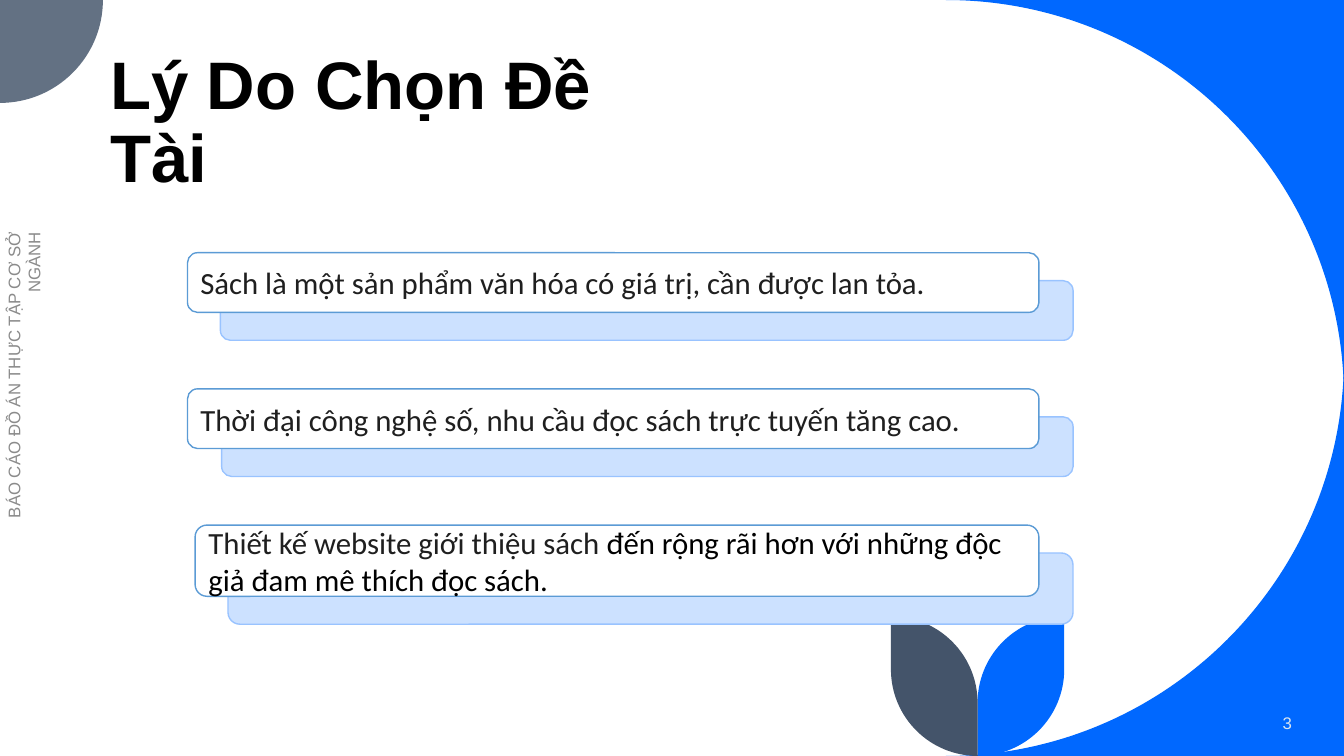
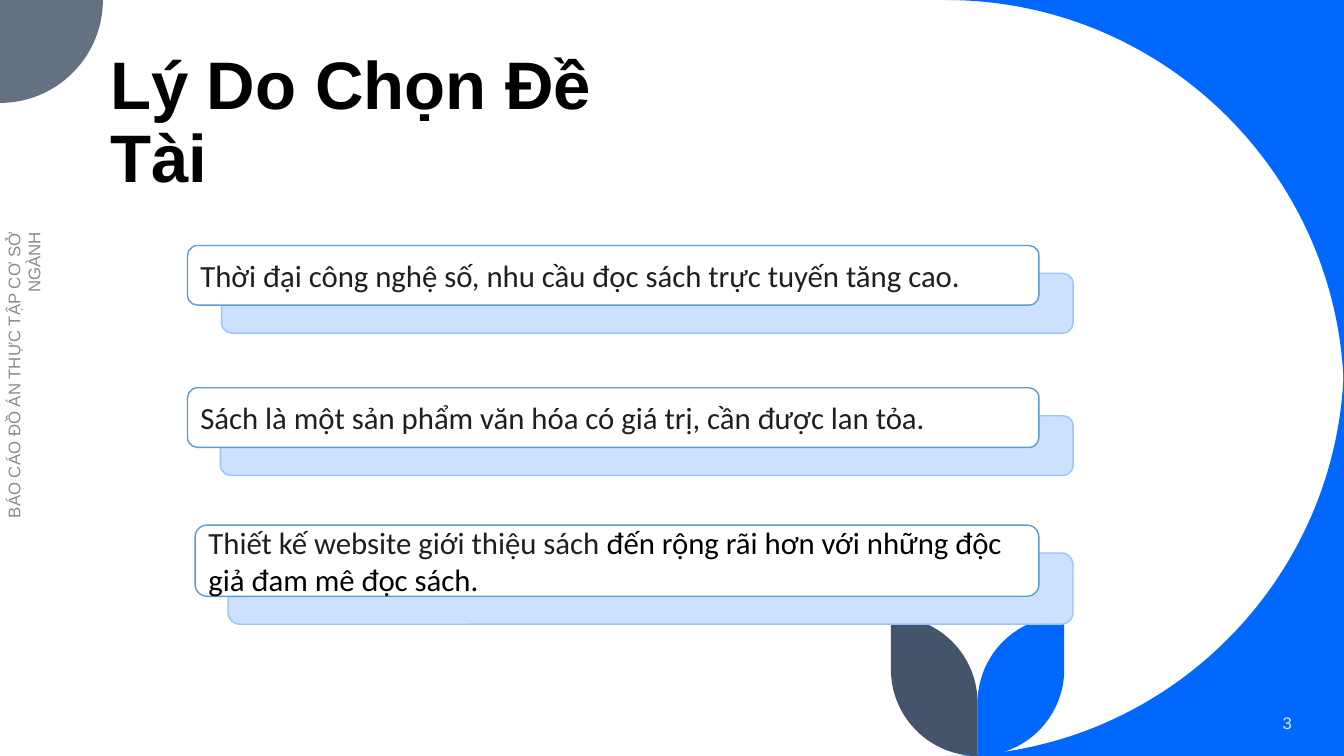
Before and after one commit to TrangThanhHieu/csn-da21ttb-trangthanhhieu-timhieuvathietkewebminhhoa-wordpress, a slide deck: slide 3 of thesis/csn-da21ttb-TrangThanhHieu.pptx. Drawn at 1344x756 pixels with LibreOffice and Linux fonts; fonts in the diff are those of the drawing. Boxes give left, top, right and bottom in pixels: in the first picture for what was removed or moved away, otherwise in the second. Text is boxed around its words. In the diff, an @@ line names an element or a change of style, - is before the commit and + after.

```diff
--- a/thesis/csn-da21ttb-TrangThanhHieu.pptx
+++ b/thesis/csn-da21ttb-TrangThanhHieu.pptx
@@ rounded rectangle "Thời đại công nghệ số, ...": place and size @@
-rounded rectangle "Thời đại công nghệ số, ..." at [188,389,1040,449]
+rounded rectangle "Thời đại công nghệ số, ..." at [188,246,1040,306]
@@ rounded rectangle: place and size @@
-rounded rectangle at [222,417,1074,477]
+rounded rectangle at [222,273,1074,333]
@@ rounded rectangle "Sách là một sản phẩm ...": place and size @@
-rounded rectangle "Sách là một sản phẩm ..." at [188,253,1040,313]
+rounded rectangle "Sách là một sản phẩm ..." at [188,388,1040,448]
@@ rounded rectangle: place and size @@
-rounded rectangle at [221,280,1074,340]
+rounded rectangle at [221,415,1074,475]
@@ text in rounded rectangle at [208,531,1001,599]: text changed @@
-Thiết kế website giới thiệu sách đến rộng rãi hơn với những độc giả đam mê thích đọc sách.
+Thiết kế website giới thiệu sách đến rộng rãi hơn với những độc giả đam mê đọc sách.
```
Also in this commit, not shown: 7 other slides changed, 3 slides added, 1 slide removed, 1 other file.
